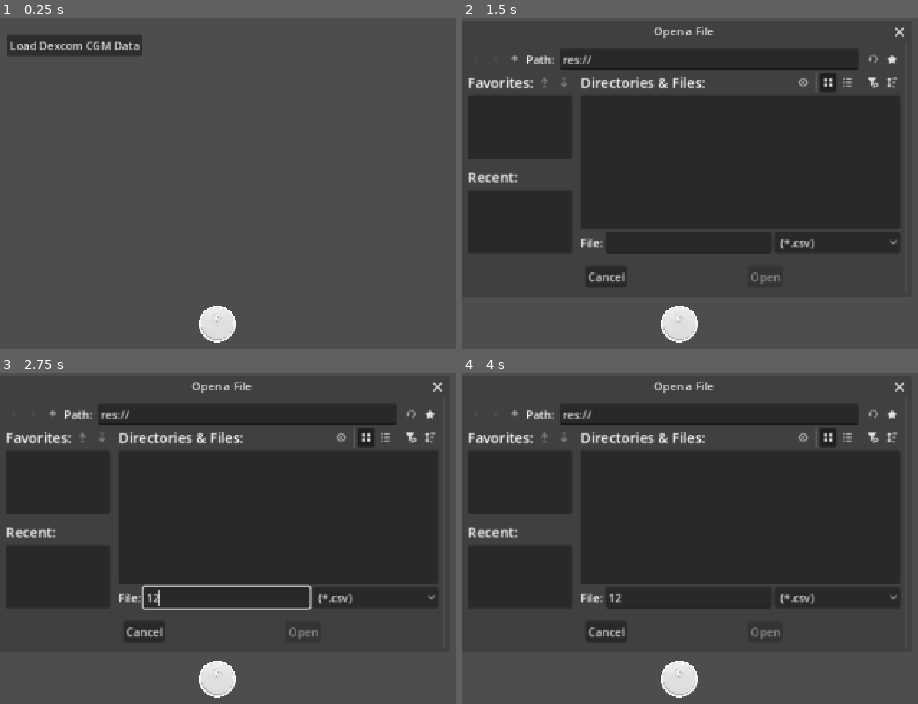
Above: before the commit, frames 1-4 (two rows, left to right).
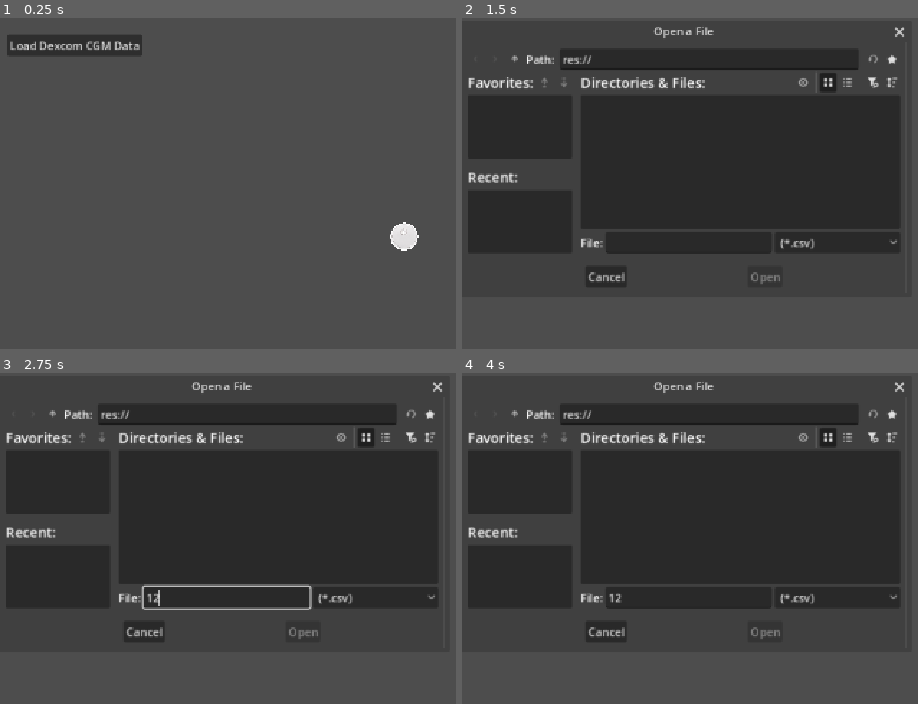
Above: after the commit, the same moments.

Repository: Brandoneius/BloodSugarRider
Game: Godot game, scene res://main.tscn
Two runs of this game, one before a commit and one after it. Both use one fixed random seed, a clock stepped at 60 frames per second and the inputs below.
Inputs (mouse positions are in pixels of both pictures, inside the frame that each line leads up to):
- Up to frame 1 (0.25 s): no input
- Up to frame 2 (1.5 s): tap Enter at 0.5 s; click "Load Dexcom CGM Data" at 1.25 s
- Up to frame 3 (2.75 s): click (228, 598) at 2.02 s; type "12" at 2.1 s
- Up to frame 4 (4 s): click (516, 412) at 2.75 s; click (516, 412) at 3.5 s

The runs differ from the first frame. In frame 1, 1.1% of the frame differs, in the area x 43-92%, y 61-99%; in frame 2, 0.7%; in frame 3, 0.7%; in frame 4, 0.7%.

Commit message:
Physics Working
Got the physics of the ball and line working.

Diff:
--- /dev/null
+++ b/camera_2d.gd
@@ -0,0 +1,6 @@
+extends Camera2D
+
+@export var target: Node2D
+
+func _process(_delta: float) -> void:
+	global_position = target.global_position
--- a/main.tscn
+++ b/main.tscn
@@ -17,12 +17,13 @@
 top_level = true
 build_mode = 1
 
-[node name="Camera2D" type="Camera2D" parent="." unique_id=2101772061]
-position = Vector2(432, -50)
-zoom = Vector2(1.33, 1.33)
+[node name="Rider" parent="." unique_id=695170866 instance=ExtResource("2_0xm2m")]
+position = Vector2(-91, 366)
 
-[node name="Rider" parent="." unique_id=695170866 instance=ExtResource("2_0xm2m")]
-position = Vector2(137, 413)
+[node name="Camera2D" type="Camera2D" parent="Rider" unique_id=2101772061]
+position = Vector2(91, -366)
+position_smoothing_enabled = true
+rotation_smoothing_enabled = true
 
 [node name="CanvasLayer" type="CanvasLayer" parent="." unique_id=1312810042]
 
Not shown, added: camera_2d.gd.uid
Not shown, added: clarity test.numbers
